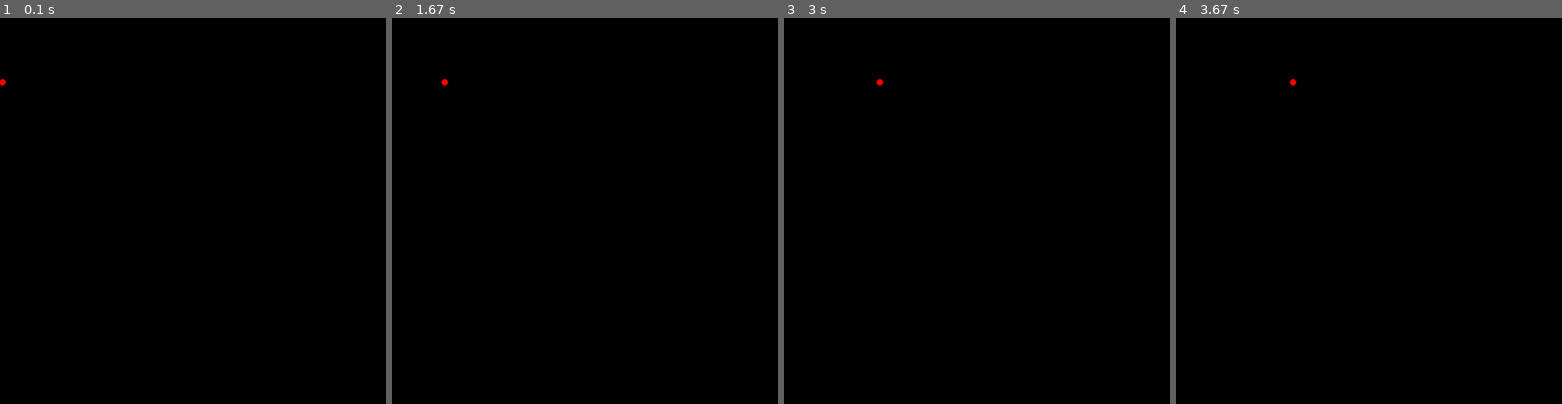
Above: before the commit, frames 1-4 (left to right).
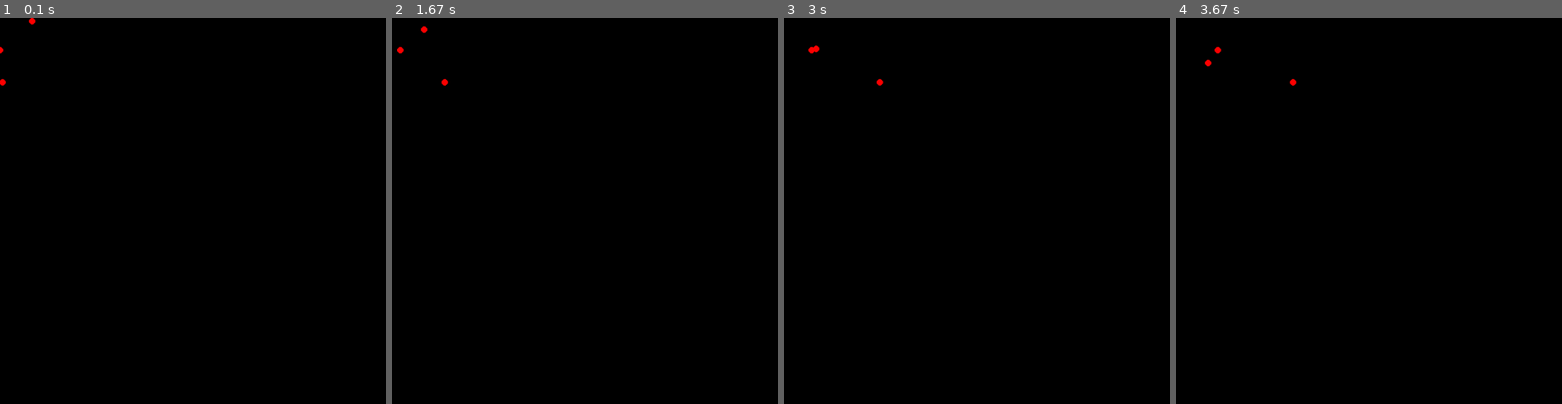
Above: after the commit, the same moments.

Repository: salamelek/gravity_stuff
Game: pygame game, started from python/pygame_main.py
The game is run twice, just before and just after one commit, with the same random seed, the same clock (stepped at 60 frames per second) and the same inputs.
Inputs:
- Up to frame 1 (0.1 s): no input
- Up to frame 2 (1.67 s): no input
- Up to frame 3 (3 s): no input
- Up to frame 4 (3.67 s): no input
The pictures show only the part of the screen within x 0-50%, y 0-50%; the shares and areas given below are measured in that part.
In our replay, the window is 900x900 before the commit and 900x525 after it. These sizes can differ from the game's own. Grey fills any space a smaller window leaves; there, only what the larger window draws over its background counts as a difference.

The runs differ from the first frame. In frame 1, less than 0.1% of the frame differs, in the area x 0-10%, y 0-10%; in frame 2, less than 0.1%, in the area x 1-10%, y 2-10%; in frame 3, less than 0.1%; in frame 4, less than 0.1%.

Commit message:
idk what i did here

Diff:
--- a/python/pygame_main.py
+++ b/python/pygame_main.py
@@ -9,7 +9,7 @@
 active = True
 target_fps = 60
 width = 1200
-height = 1200
+height = 700
 bcg_color = "black"
 objects = []
 G = 6.67430e5  # -11
@@ -158,8 +158,9 @@
 
 
 def setup():
-    # create_point(0, 50, force=Vector(9.81, 0))
+    create_point(0, 50, force=Vector(9.81, 0))
     create_point(0, 100, velocity=Vector(50, 0))
+    create_point(50, 5, force=Vector(9.81, pi/2))
 
 
 if __name__ == '__main__':
--- a/python/pygame_threading.py
+++ b/python/pygame_threading.py
@@ -12,7 +12,7 @@
 target_fps = 144
 ups = 10000
 width = 1200
-height = 1200
+height = 700
 bcg_color = "black"
 objects = []
 G = 6.67430-11
@@ -66,7 +66,6 @@
                         if self.y < b.y:
                             direction += pi
 
-                    # this is just temporary and should work only for 2 points. To make definitive, maybe make a list of vectors
                     temporary_vectors.append(Vector(magnitude, direction))
 
             for vector in temporary_vectors:
@@ -205,17 +204,17 @@
     return sqrt((ax - bx) ** 2 + (ay - by) ** 2)
 
 
-def create_point(x, y, radius=5, velocity=Vector(magnitude=0, direction=0), mass=1.0, force=Vector(magnitude=0.0, direction=0.0)):
+def create_point(x, y, radius=10, velocity=Vector(magnitude=0, direction=0), mass=1.0, force=Vector(magnitude=0.0, direction=0.0)):
     objects.append(Ball(x, y, radius, velocity, mass, force))
 
 
 def setup():
-    # create_point(600, 700, mass=1000, velocity=Vector(5, 0))
-    # create_point(700, 600, mass=1000, velocity=Vector(5, pi))
-    # create_point(600, 600, mass=1000, velocity=Vector(5, 1/2*pi))
-    # create_point(700, 700, mass=1000, velocity=Vector(5, -1/2*pi))
-    for i in range(10):
-        create_point(random.randint(5, 1195), random.randint(5, 1195), mass=1000, velocity=Vector(random.randint(0, 10), random.uniform(0, 2*pi)))
+    create_point(600, 695, mass=1000, velocity=Vector(10, 0))
+    create_point(695, 600, mass=1000, velocity=Vector(10, pi))
+    create_point(600, 600, mass=1000, velocity=Vector(10, 1/2*pi))
+    create_point(695, 695, mass=1000, velocity=Vector(10, -1/2*pi))
+    for i in range(5):
+        create_point(random.randint(5, 1195), random.randint(5, 1195), mass=random.randint(500, 1500), velocity=Vector(random.randint(0, 10), random.uniform(0, 2*pi)))
 
     for object in objects:
         object.start()
